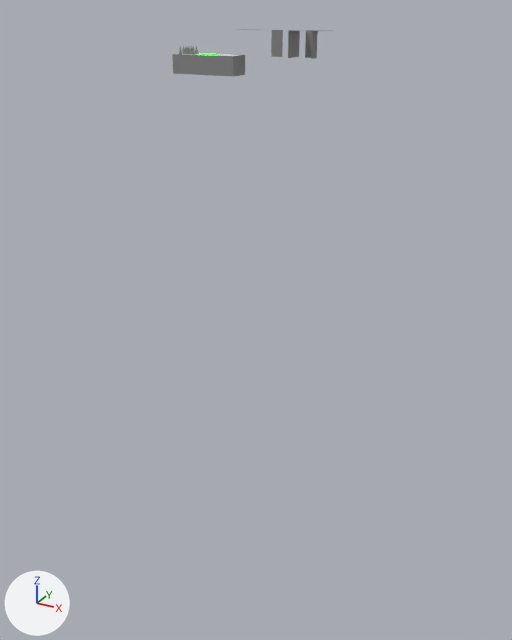
Two versions of the Blender file blender/tiles.blend, one commit apart.
Camera for both pictures: a 50 mm lens placed at (16.7, -27.6, 1.8), pointed at (1.2, 0.5, -12.2). Lighting does not change. The marker at lower left points along +X, +Y and +Z.

Objects in the first picture: 'Tile-floor', 'Tile-goal', 'Tile-spikes'.
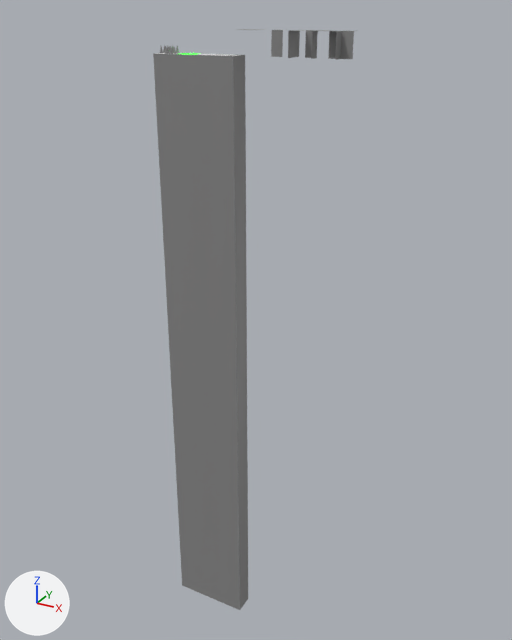
What differs and where, as boxes (x1, y1, x2, y2) in the pictures (512 x 640 px; the box of a moved part takes in the faces that stretch with it):
'Tile-spawn', added
    after: (212, 54, 248, 610)
    faces in mat_tile_secondary (grey #8a8a8a): (212, 54, 248, 610)
'Tile-floor', reshaped, moved
    before: (212, 54, 245, 76)
    after: (192, 54, 225, 604)
'Tile-goal', reshaped, moved
    before: (192, 54, 222, 75)
    after: (172, 53, 210, 597)
'Tile-spikes', reshaped, moved
    before: (172, 45, 203, 74)
    after: (153, 45, 196, 591)
'Wall-pinch', added
    after: (328, 31, 354, 60)
part 2 of me_plane_001, moved or reshaped
    before: (192, 54, 220, 75)
    after: (172, 53, 210, 597)
part 3 of me_plane_002, moved or reshaped
    before: (172, 54, 193, 74)
    after: (153, 53, 196, 591)

Diff of the bpy script that builds the scene:
```diff
--- a/blender/tiles.blend.py
+++ b/blender/tiles.blend.py
@@ me_plane @@
 me_plane.from_pydata(...)  # 28 vertices, 25 faces; spans x -0.5..0.5, y -0.5..0.5, z -0.784..0.0
-me_plane.vertices[4].co = (-0.425, 0.425, 0.0)  # pixel (225, 54)
-me_plane.vertices[5].co = (-0.425, -0.425, 0.0)  # pixel (214, 55)
-me_plane.vertices[6].co = (0.425, -0.425, 0.0)  # pixel (232, 56)
-me_plane.vertices[7].co = (0.425, 0.425, 0.0)  # pixel (242, 54)
+# me_plane part 1
+for i in [*range(24, 28)]: me_plane.vertices[i].co += Vector((0.0, 0.0, -29.216))
+me_plane.vertices[4].co = (-0.401, 0.401, 0.0)  # pixel (205, 53)
+me_plane.vertices[5].co = (-0.401, -0.401, 0.0)  # pixel (195, 54)
+me_plane.vertices[6].co = (0.401, -0.401, 0.0)  # pixel (211, 55)
+me_plane.vertices[7].co = (0.401, 0.401, 0.0)  # pixel (221, 54)
 me_plane.materials.append(mat_tile_primary)
@@ me_plane_001 @@
 me_plane_001.from_pydata(...)  # 32 vertices, 29 faces; spans x -0.5..0.5, y -0.5..0.5, z -0.784..0.0
-me_plane_001.vertices[4].co = (-0.425, 0.425, 0.0)  # pixel (205, 53)
-me_plane_001.vertices[5].co = (-0.425, -0.425, 0.0)  # pixel (194, 54)
-me_plane_001.vertices[6].co = (0.425, -0.425, 0.0)  # pixel (211, 55)
-me_plane_001.vertices[7].co = (0.425, 0.425, 0.0)  # pixel (222, 54)
+# me_plane_001 part 2
+for i in [*range(24, 28)]: me_plane_001.vertices[i].co += Vector((0.0, 0.0, -29.216))
+me_plane_001.vertices[4].co = (-0.401, 0.401, 0.0)  # pixel (186, 53)
+me_plane_001.vertices[5].co = (-0.401, -0.401, 0.0)  # pixel (175, 54)
+me_plane_001.vertices[6].co = (0.401, -0.401, 0.0)  # pixel (191, 54)
+me_plane_001.vertices[7].co = (0.401, 0.401, 0.0)  # pixel (201, 53)
 me_plane_001.materials.append(mat_tile_primary)
@@ me_plane_002 @@
 me_plane_002.from_pydata(...)  # 73 vertices, 61 faces; spans x -0.5..0.5, y -0.5..0.5, z -0.784..0.338
-me_plane_002.vertices[4].co = (-0.425, 0.425, 0.0)
-me_plane_002.vertices[5].co = (-0.425, -0.425, 0.0)  # pixel (174, 54)
-me_plane_002.vertices[6].co = (0.425, -0.425, 0.0)  # pixel (191, 54)
-me_plane_002.vertices[7].co = (0.425, 0.425, 0.0)  # pixel (202, 53)
+# me_plane_002 part 3
+for i in [*range(24, 28)]: me_plane_002.vertices[i].co += Vector((0.0, 0.0, -29.216))
+me_plane_002.vertices[4].co = (-0.401, 0.401, 0.0)
+me_plane_002.vertices[5].co = (-0.401, -0.401, 0.0)  # pixel (156, 53)
+me_plane_002.vertices[6].co = (0.401, -0.401, 0.0)  # pixel (171, 53)
+me_plane_002.vertices[7].co = (0.401, 0.401, 0.0)  # pixel (182, 52)
 me_plane_002.materials.append(mat_tile_primary)
@@ me_cube_000 @@
+me_cube_000.from_pydata([(0.0, 0.0, -1.0), (0.0, 0.0, 0.0), (0.0, 0.5, -1.0), (0.0, 0.5, 0.0), (0.5, 0.0, -1.0), (0.5, 0.0, 0.0), (0.5, 0.5, 0.0), (0.0, 0.0, -1.0), (0.0, 0.0, 0.0), (0.0, -0.5, -1.0), (0.0, -0.5, 0.0), (-0.5, 0.0, -1.0), (-0.5, 0.0, 0.0), (-0.5, -0.5, 0.0)], [], [(0, 1, 3, 2), (4, 5, 1, 0), (6, 3, 1, 5), (7, 8, 10, 9), (11, 12, 8, 7), (13, 10, 8, 12)])
+me_cube_000.materials.append(mat_tile_secondary)  # grey #8a8a8a
@@ ob_tile_floor @@
 ob_tile_floor = bpy.data.objects.new('Tile-floor', me_plane)
-ob_tile_floor.location = (0.5, -0.51, 0.0)
+ob_tile_floor.location = (-0.5, -0.51, 0.0)
@@ ob_tile_goal @@
 ob_tile_goal = bpy.data.objects.new('Tile-goal', me_plane_001)
-ob_tile_goal.location = (-0.5, -0.51, 0.0)
+ob_tile_goal.location = (-1.5, -0.51, 0.0)
@@ ob_tile_spikes @@
 ob_tile_spikes = bpy.data.objects.new('Tile-spikes', me_plane_002)
-ob_tile_spikes.location = (-1.5, -0.51, 0.0)
+ob_tile_spikes.location = (-2.5, -0.51, 0.0)
@@ ob_tile_spawn @@
+ob_tile_spawn = bpy.data.objects.new('Tile-spawn', me_plane_003)  # 130 vertices, 127 faces; spans x -0.5..0.5, y -0.5..0.5, z -30.0..0.0; in mat_tile_primary (white #e7e7e7), mat_tile_secondary (grey #8a8a8a)
+ob_tile_spawn.location = (0.5, -0.51, 0.0)
@@ ob_wall_pinch @@
+ob_wall_pinch = bpy.data.objects.new('Wall-pinch', me_cube_000)
+ob_wall_pinch.location = (5.5, -0.51, 1.0)
```
